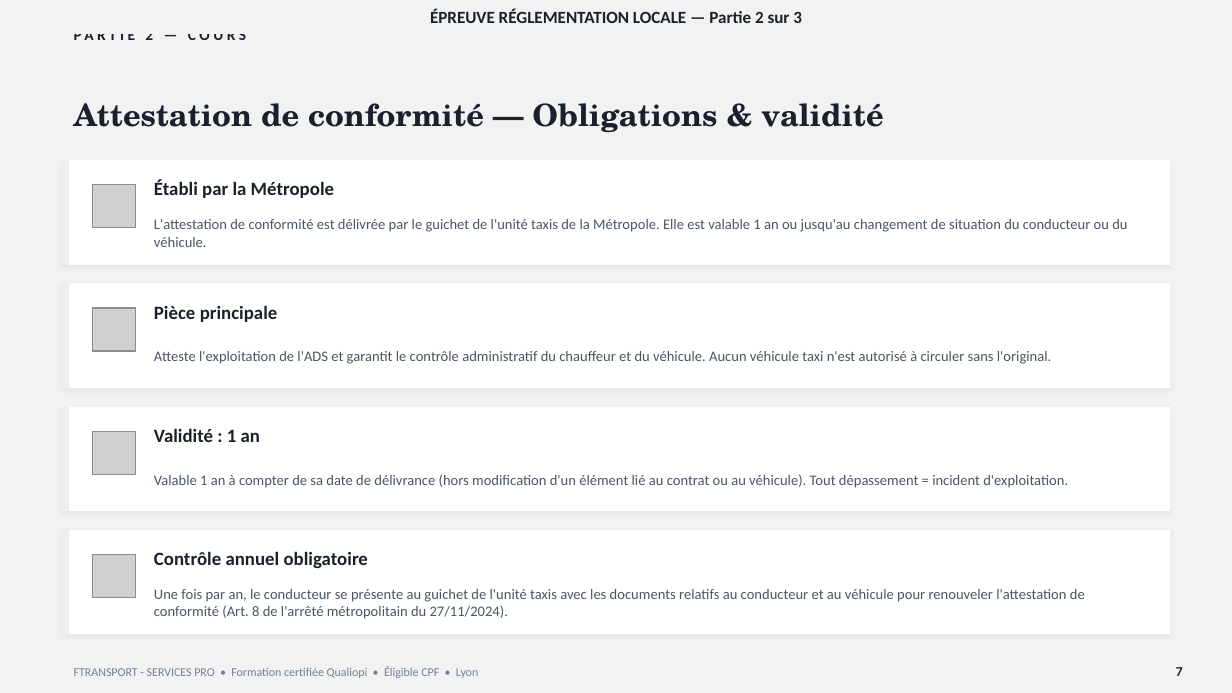
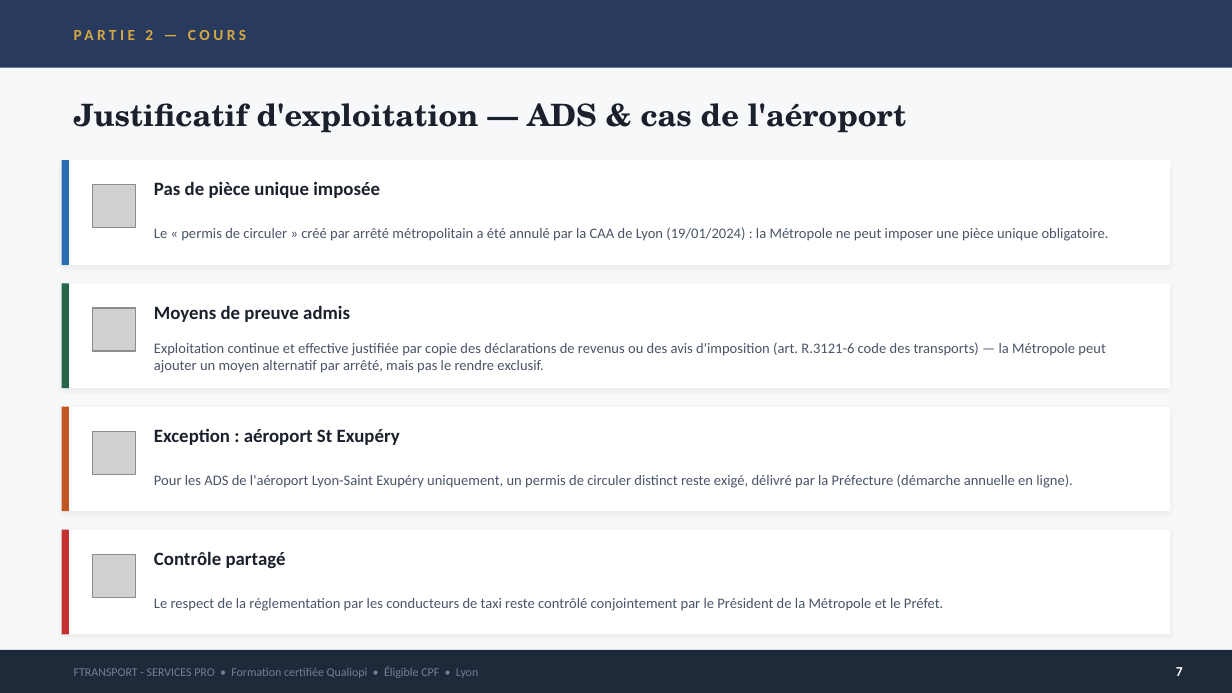
Before and after one commit to nanouf69/insight-learn-manage, a slide deck: slide 7 of public/cours/vtc/F_Locale_2.pptx. Drawn at 1232x693 pixels with LibreOffice and Linux fonts; fonts in the diff are those of the drawing; grey boxes stand for pictures. Boxes give left, top, right and bottom in pixels: in the first picture for what was removed or moved away, otherwise in the second. Text is boxed around its words. In the diff, an @@ line names an element or a change of style, - is before the commit and + after.

```diff
--- a/public/cours/vtc/F_Locale_2.pptx
+++ b/public/cours/vtc/F_Locale_2.pptx
@@ background #F2F2F2 to #F7F8FA @@
@@ rectangle added at <box>0,0,1232,68</box>, fill #283A5E @@
@@ text "PARTIE 2 — COURS" at <box>145,30,153,40</box>: text colour #1A202C to #D4A843 @@
@@ text removed at <box>430,9,802,23</box> @@
-ÉPREUVE RÉGLEMENTATION LOCALE — Partie 2 sur 3
@@ text at <box>74,103,907,133</box>: text changed @@
-Attestation de conformité — Obligations & validité
+Justificatif d'exploitation — ADS & cas de l'aéroport
@@ rectangle at <box>62,160,69,265</box>: fill #EEEEEE to #2B6CB0 @@
@@ text at <box>154,181,380,198</box>: text changed @@
-Établi par la Métropole
+Pas de pièce unique imposée
@@ text at <box>154,227,1109,241</box>: text changed @@
-L'attestation de conformité est délivrée par le guichet de l'unité taxis de la Métropole. Elle est valable 1 an ou jusqu'au changement de situation du conducteur ou du véhicule.
+Le « permis de circuler » créé par arrêté métropolitain a été annulé par la CAA de Lyon (19/01/2024) : la Métropole ne peut imposer une pièce unique obligatoire.
@@ rectangle at <box>62,283,69,388</box>: fill #EEEEEE to #276749 @@
@@ text at <box>154,305,350,322</box>: text changed @@
-Pièce principale
+Moyens de preuve admis
@@ text at <box>154,342,1105,373</box>: text changed @@
-Atteste l'exploitation de l'ADS et garantit le contrôle administratif du chauffeur et du véhicule. Aucun véhicule taxi n'est autorisé à circuler sans l'original.
+Exploitation continue et effective justifiée par copie des déclarations de revenus ou des avis d'imposition (art. R.3121-6 code des transports) — la Métropole peut ajouter un moyen alternatif par arrêté, mais pas le rendre exclusif.
@@ rectangle at <box>62,407,69,511</box>: fill #EEEEEE to #C05621 @@
@@ text at <box>154,428,400,445</box>: text changed @@
-Validité : 1 an
+Exception : aéroport St Exupéry
@@ text at <box>154,474,1072,488</box>: text changed @@
-Valable 1 an à compter de sa date de délivrance (hors modification d'un élément lié au contrat ou au véhicule). Tout dépassement = incident d'exploitation.
+Pour les ADS de l'aéroport Lyon-Saint Exupéry uniquement, un permis de circuler distinct reste exigé, délivré par la Préfecture (démarche annuelle en ligne).
@@ rectangle at <box>62,530,69,634</box>: fill #EEEEEE to #C53030 @@
@@ text at <box>154,551,286,568</box>: text changed @@
-Contrôle annuel obligatoire
+Contrôle partagé
@@ text at <box>154,598,943,611</box>: text changed @@
-Une fois par an, le conducteur se présente au guichet de l'unité taxis avec les documents relatifs au conducteur et au véhicule pour renouveler l'attestation de conformité (Art. 8 de l'arrêté métropolitain du 27/11/2024).
+Le respect de la réglementation par les conducteurs de taxi reste contrôlé conjointement par le Président de la Métropole et le Préfet.
@@ rectangle at <box>0,650,1232,693</box>: fill #F2F2F2 to #1E2A3A @@
@@ text "7" at <box>1176,667,1183,676</box>: text colour #1A202C to #FFFFFF @@
```
Also in this commit, not shown: 13 other slides changed, 3 other files.
